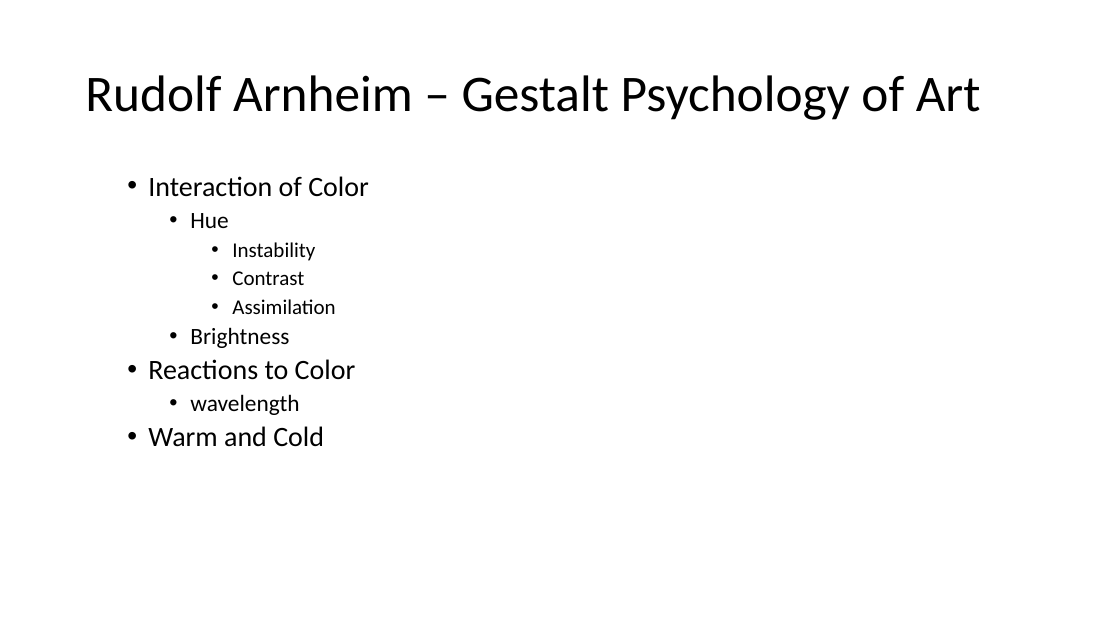
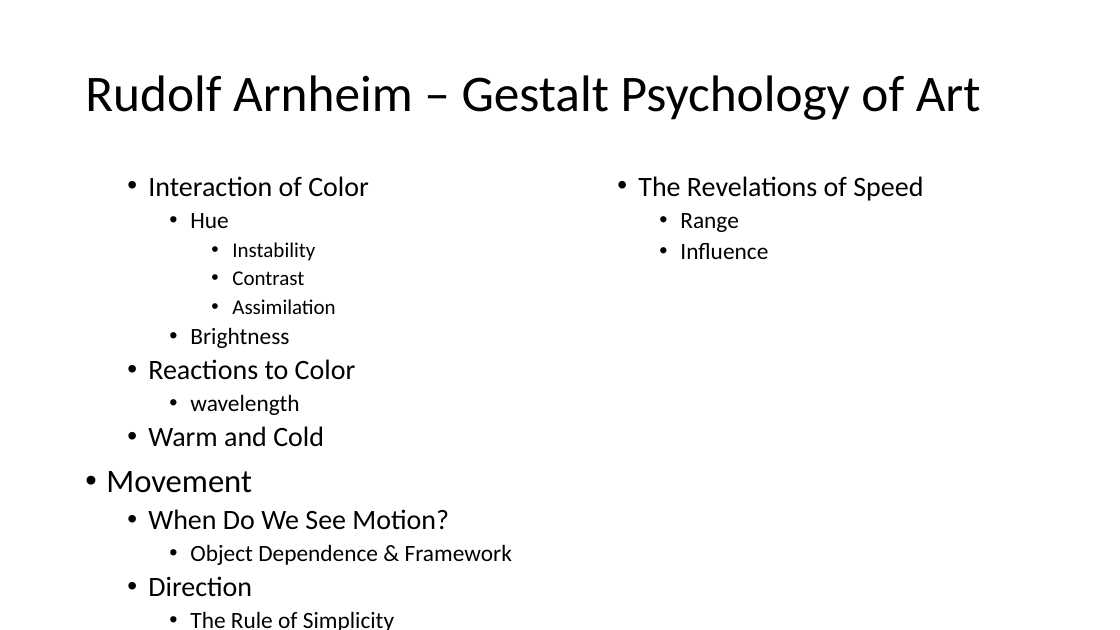
Before and after one commit to PatriciaXiao/Conclusion, a slide deck: slide 15 of Conclusion.pptx. Drawn at 1120x630 pixels with LibreOffice and Linux fonts; fonts in the diff are those of the drawing. Boxes give left, top, right and bottom in pixels: in the first picture for what was removed or moved away, otherwise in the second. Text is boxed around its words. In the diff, an @@ line names an element or a change of style, - is before the commit and + after.

Commit message:
12212015
Movement

```diff
--- a/Conclusion.pptx
+++ b/Conclusion.pptx
@@ text added at <box>638,176,923,259</box>, 24 pt, text #000000 @@
+  • The Revelations of Speed
+    • Range
+    • Influence
@@ text at <box>106,471,512,630</box>: paragraphs added @@
+• Movement
+  • When Do We See Motion?
+    • Object Dependence & Framework
+  • Direction
+    • The Rule of Simplicity
```
Also in this commit, not shown: 2 other files.
